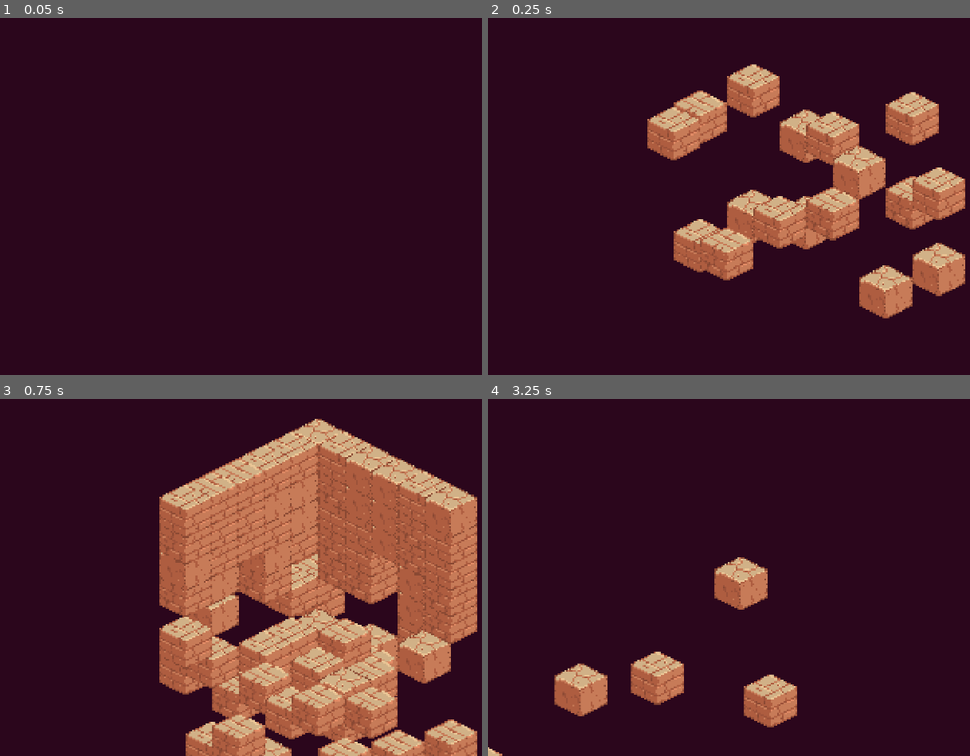
Above: before the commit, frames 1-4 (two rows, left to right).
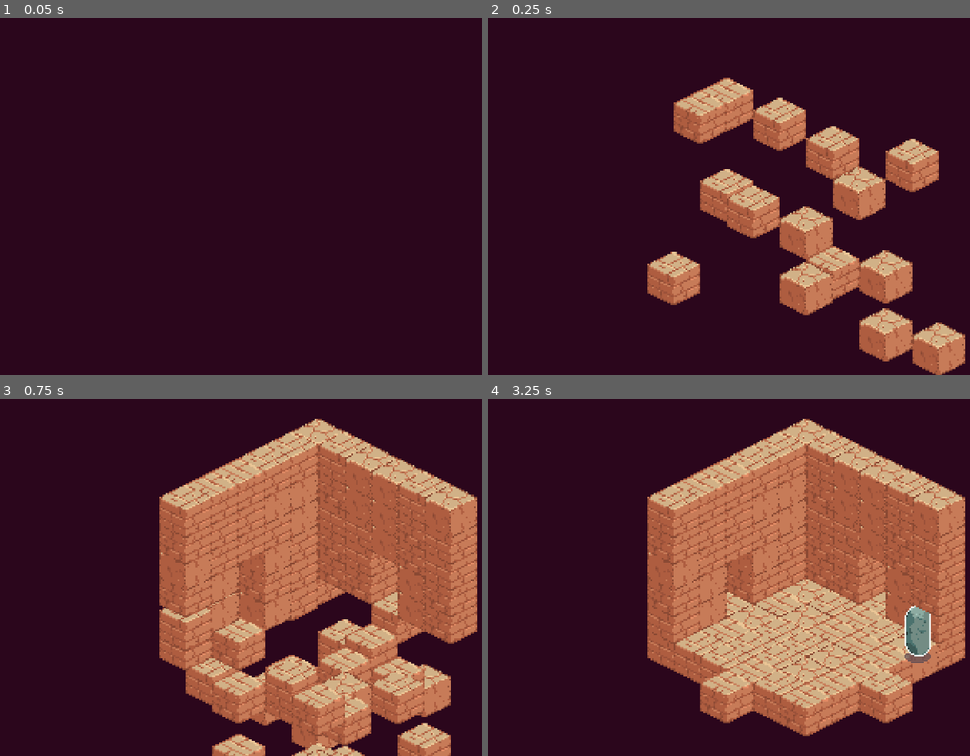
Above: after the commit, the same moments.

Repository: bitwise-aiden/godot-playground
Game: Godot game, scene res://source/world/dungeon.tscn
The game is run twice, just before and just after one commit, with the same random seed, the same clock (stepped at 60 frames per second) and the same inputs.
Inputs:
- Up to frame 1 (0.05 s): no input
- Up to frame 2 (0.25 s): no input
- Up to frame 3 (0.75 s): hold Right (ui_right) from 0.53 s (still down)
- Up to frame 4 (3.25 s): release Right (ui_right) at 1.28 s; hold Down (ui_down) 1.28-2.03 s; hold Right (ui_right) 2.03-2.78 s; hold Up (ui_up) from 2.78 s (still down)

Frame 1 is identical in both runs. In frame 2, 25% of the frame differs, in the area x 33-100%, y 12-100%; in frame 3, 18%; in frame 4, 47%, in the area x 0-100%, y 5-100%.

Commit message:
Add player and basic movement

Diff:
--- a/source/world/block.gd
+++ b/source/world/block.gd
@@ -1,7 +1,19 @@
 class_name WorldBlock extends Node2D
+
+# Public enums
+
+enum Collider { None = 0 << 0, Bottom = 1 << 0, Top = 1 << 1 }
 
 
 # Public variables
+
+var collider : Collider :
+	set(value):
+		collider = value
+
+		if is_node_ready():
+			__update_collider()
+
 
 var coord : Vector3i :
 	set(value):
@@ -35,6 +47,8 @@
 # Private variables
 
 @onready var __sprite : Sprite2D = $sprite
+@onready var __collider_bottom : CollisionPolygon2D = $collider_bottom
+@onready var __collider_top : CollisionPolygon2D = $collider_top
 
 var __coord_position : Vector2
 
@@ -42,10 +56,33 @@
 # Lifecycle methods
 
 func _ready() -> void:
+	__update_collider()
 	__update_sprite()
 
 
+# Public methods
+
+func transition(
+	from : Vector2,
+	to : Vector2,
+	tween : Tween = create_tween()
+) -> void:
+	offset = from
+
+	tween.tween_property(
+		self,
+		"offset",
+		to,
+		0.2 + randf() * 0.3
+	)
+
+
 # Private methods
+
+func __update_collider() -> void:
+	__collider_bottom.disabled = !collider & Collider.Bottom
+	__collider_top.disabled = !collider & Collider.Top
+
 
 func __update_position() -> void:
 	position = __coord_position + offset
--- a/source/world/block.tscn
+++ b/source/world/block.tscn
@@ -3,8 +3,15 @@
 [ext_resource type="Script" path="res://source/world/block.gd" id="1_1ppae"]
 [ext_resource type="Texture2D" uid="uid://d02fdokswqqy4" path="res://assets/blocks/missing_block.png" id="2_e6wif"]
 
-[node name="block" type="Node2D"]
+[node name="block" type="StaticBody2D"]
 script = ExtResource("1_1ppae")
 
 [node name="sprite" type="Sprite2D" parent="."]
 texture = ExtResource("2_e6wif")
+
+[node name="collider_bottom" type="CollisionPolygon2D" parent="."]
+polygon = PackedVector2Array(0, 0, 32, 16, 0, 32, -32, 16)
+
+[node name="collider_top" type="CollisionPolygon2D" parent="."]
+position = Vector2(0, -32)
+polygon = PackedVector2Array(0, 0, 32, 16, 0, 32, -32, 16)
--- a/source/world/constants.gd
+++ b/source/world/constants.gd
@@ -5,6 +5,11 @@
 
 const BLOCK_SIZE : int = 64
 const HALF_BLOCK_SIZE : int = int(BLOCK_SIZE / 2.0)
+
+# Generated from: `WorldConstants.coord_to_world(Vector3i.BACK).normalized()`
+const BLOCK_POSITION_SCALAR : Vector2 = Vector2(0.894427, 0.447214)
+
+const PLAYER_SPEED : float = 200.0
 
 
 # Public methods
--- a/source/world/dungeon.gd
+++ b/source/world/dungeon.gd
@@ -1,4 +1,9 @@
 class_name WorldDungeon extends Node2D
+
+#
+# NOTE: This script is mostly testing logic for the time being. It will
+#		be updated to house more permanent features in the future.
+#
 
 
 # Private constants
@@ -10,6 +15,7 @@
 ]
 
 const __WORLD_BLOCK : Resource = preload("res://source/world/block.tscn")
+const __WORLD_PLAYER : Resource = preload("res://source/world/player.tscn")
 const __WORLD_ROOM : Resource = preload("res://source/world/room.tscn")
 
 
@@ -38,22 +44,30 @@
 	room.add_block(
 		spawn_block(Vector3i(3, 0, 6), __DATA_BLOCKS[0]),
 	)
+	await room.transition_in(Vector3i.DOWN)
 
-	var directions : Array[Vector3i] = [
-		Vector3i.DOWN,
-		Vector3i.RIGHT,
-		Vector3i.FORWARD,
-		Vector3i.UP,
-		Vector3i.LEFT,
-		Vector3i.BACK,
-	]
+	var player_coord : Vector3i = Vector3i(3, 0, 3)
 
-	while true:
-		for j : int in  directions.size():
-			await room.transition_in(directions[j])
-			await create_tween().tween_interval(0.5).finished
-			await room.transition_out(directions[(j + 1) % directions.size()])
-			await create_tween().tween_interval(0.5).finished
+	var player : WorldPlayer = spawn_player(player_coord)
+	player.position = Vector2.UP * 200.0
+	player.z_index = 100
+
+	add_child(player)
+
+	var tween : Tween = create_tween()
+
+	tween.set_ease(Tween.EASE_OUT)
+
+	tween.tween_property(
+		player,
+		"position",
+		WorldConstants.coord_to_world(player_coord) - Vector2(0.0, 8.0),
+		0.5
+	)
+
+	await tween.finished
+
+	player.z_index = 1
 
 
 # Public methods
@@ -64,7 +78,18 @@
 ) -> WorldBlock:
 	var block : WorldBlock = __WORLD_BLOCK.instantiate()
 
+	block.collider = WorldBlock.Collider.Bottom if coord.y == 1 else WorldBlock.Collider.None
 	block.coord = coord
 	block.data = data
 
 	return block
+
+
+func spawn_player(
+	coord : Vector3i,
+) -> WorldPlayer:
+	var player : WorldPlayer = __WORLD_PLAYER.instantiate()
+
+	player.position = WorldConstants.coord_to_world(coord) - Vector2(0.0, 8.0)
+
+	return player
--- /dev/null
+++ b/source/world/player.gd
@@ -0,0 +1,16 @@
+class_name WorldPlayer extends CharacterBody2D
+
+
+# Lifecycle methods
+
+func _physics_process(
+	_delta : float,
+) -> void:
+	var direction : Vector2 = Input.get_vector(
+		"ui_left", "ui_right",
+		"ui_up", "ui_down",
+	)
+
+	velocity = direction * WorldConstants.BLOCK_POSITION_SCALAR * WorldConstants.PLAYER_SPEED
+
+	move_and_slide()
--- /dev/null
+++ b/source/world/player.tscn
@@ -0,0 +1,22 @@
+[gd_scene load_steps=5 format=3 uid="uid://by6dwt5y7rtad"]
+
+[ext_resource type="Script" path="res://source/world/player.gd" id="1_vsbw6"]
+[ext_resource type="Texture2D" uid="uid://c0616gr70me07" path="res://assets/player/player_shadow.png" id="2_effpw"]
+[ext_resource type="Texture2D" uid="uid://b4klr2ghoy6ak" path="res://assets/player/player.png" id="2_oqiqw"]
+
+[sub_resource type="CircleShape2D" id="CircleShape2D_507lg"]
+radius = 8.0
+
+[node name="player" type="CharacterBody2D"]
+script = ExtResource("1_vsbw6")
+
+[node name="collider" type="CollisionShape2D" parent="."]
+position = Vector2(0, -4)
+shape = SubResource("CircleShape2D_507lg")
+
+[node name="sprite_shadow" type="Sprite2D" parent="."]
+texture = ExtResource("2_effpw")
+
+[node name="sprite_character" type="Sprite2D" parent="."]
+position = Vector2(0, -32)
+texture = ExtResource("2_oqiqw")
--- a/source/world/room.gd
+++ b/source/world/room.gd
@@ -72,20 +72,17 @@
 
 		tween.set_ease(Tween.EASE_IN_OUT)
 		tween.set_trans(Tween.TRANS_CIRC)
+
 		tween.tween_interval(0.1 * i)
+
 		tween.tween_interval(0.0)
+		tween.set_parallel()
 
 		var layer : int = sorted_layers[i]
 
 		for coord : Vector3i in coords_by_layer[layer]:
 			var block : WorldBlock = __blocks[coord]
-			block.offset = from
+			block.transition(from, to, tween)
 
-			tween.parallel().tween_property(
-				block,
-				"offset",
-				to,
-				0.2 + randf() * 0.3
-			)
 
 	await tween.finished
Binary file added: assets/player/player.png
Not shown, added: assets/player/player.png.import
Binary file added: assets/player/player_shadow.png
Not shown, added: assets/player/player_shadow.png.import
